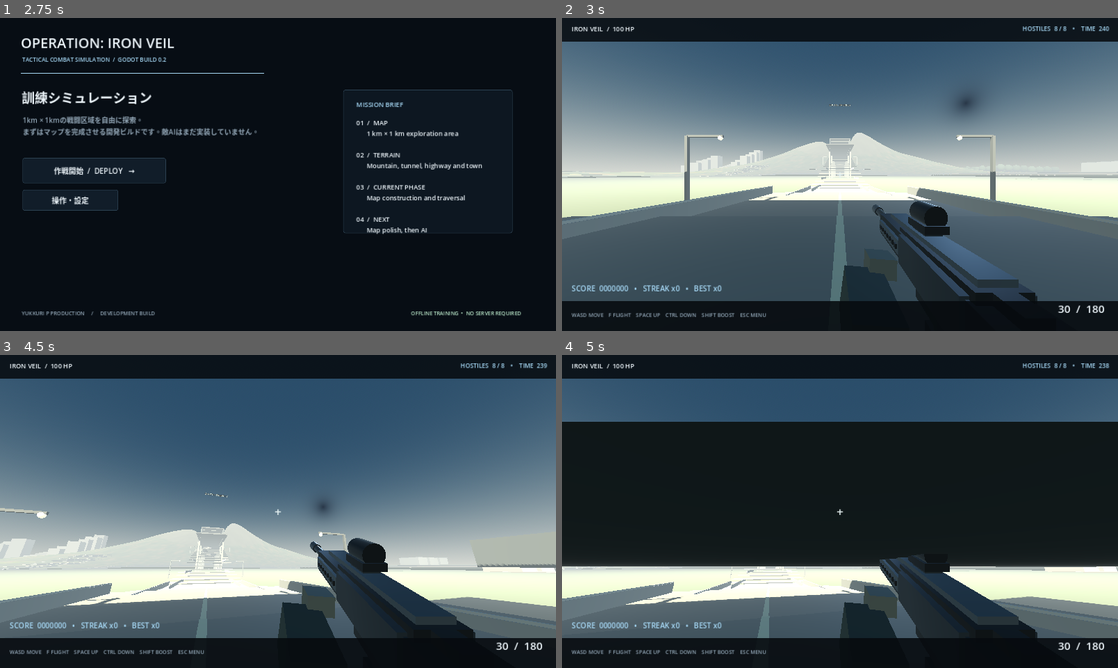
Above: before the commit, frames 1-4 (two rows, left to right).
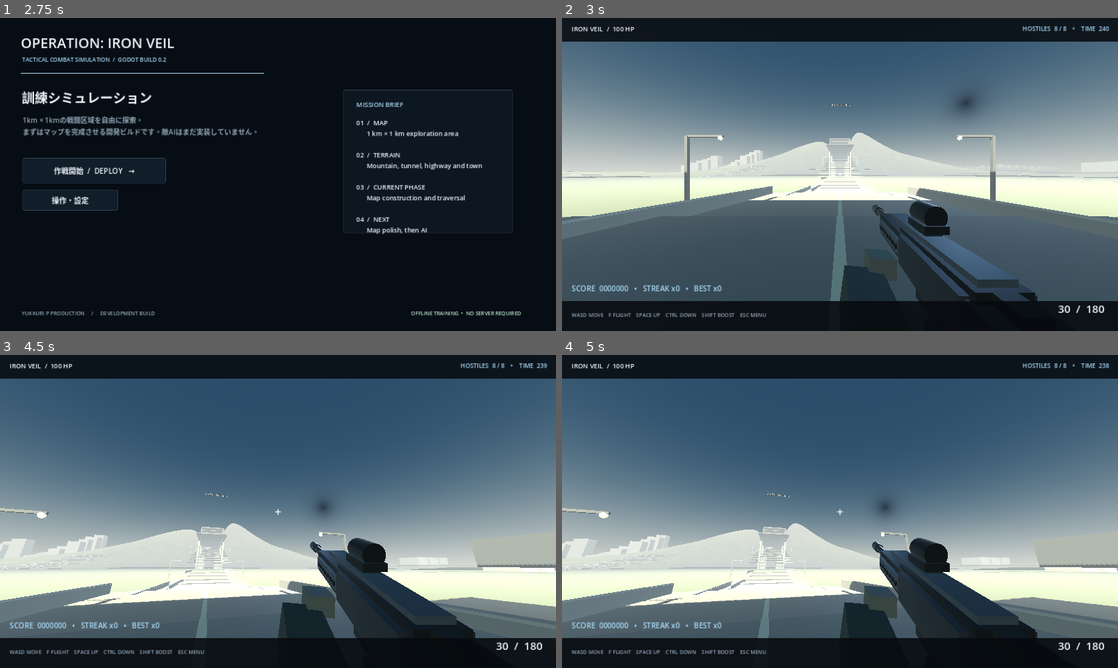
Above: after the commit, the same moments.

Repository: YukkuriP/Yukkuri-FPS2
Game: Godot game, scene res://scenes/main.tscn
The game is run twice, just before and just after one commit, with the same random seed, the same clock (stepped at 60 frames per second) and the same inputs.
Inputs (mouse positions are in pixels of both pictures, inside the frame that each line leads up to):
- Up to frame 1 (2.75 s): tap Enter at 0.5, 2.1 s; move the mouse to (400, 158) at 0.52 s; hold D 0.53-1.28 s; tap F at 0.6 s; click (400, 158) at 0.67 s; tap Space at 0.77, 1.25, 1.52 s; move the mouse to (166, 190) at 1.27 s; hold S 1.28-2.03 s; tap R at 1.35 s; move the mouse to (333, 105) at 2.02 s; hold D from 2.03 s (still down)
- Up to frame 2 (3 s): release D at 2.75 s; click "作戦開始 / DEPLOY →" at 2.75 s
- Up to frame 3 (4.5 s): tap Enter at 3.5 s; move the mouse to (250, 574) at 3.52 s; hold W from 3.53 s (still down); tap Shift at 3.6 s; click (250, 574) at 3.67 s; tap Space at 3.77, 4.25 s; move the mouse to (316, 514) at 4.27 s; hold Ctrl from 4.28 s (still down)
- Up to frame 4 (5 s): keep holding W; keep holding Ctrl; tap Space at 4.52 s

Frame 1 is identical in both runs. In frame 2, 0.2% of the frame differs, in the area x 0-100%, y 38-64%; in frame 3, 0.2%; in frame 4, 46%, in the area x 0-100%, y 21-91%.

Commit message:
Preserve terrain visual quality while optimizing elsewhere

Diff:
--- a/scripts/main.gd
+++ b/scripts/main.gd
@@ -312,7 +312,7 @@
 	sun.light_color = Color("#ffe3bf")
 	sun.light_energy = 1.15
 	sun.shadow_enabled = true
-	sun.directional_shadow_max_distance = 48.0 # Keep shadow rendering affordable on 8 GB systems.
+	sun.directional_shadow_max_distance = 65.0 # Keep shadow rendering affordable on 8 GB systems.
 	world.add_child(sun)
 	var fill := DirectionalLight3D.new()
 	fill.rotation_degrees = Vector3(-18, 145, 0)
@@ -369,7 +369,7 @@
 	var indices := PackedInt32Array()
 	var colors := PackedColorArray()
 	var uvs := PackedVector2Array()
-	var resolution := 161 # ~26k terrain vertices instead of ~40k; still detailed at normal play distance.
+	var resolution := 201 # ~26k terrain vertices instead of ~40k; still detailed at normal play distance.
 	var step := 5.0
 	var surface_noise := FastNoiseLite.new()
 	surface_noise.seed = 7419
@@ -420,8 +420,8 @@
 	detail_noise.frequency = 0.075
 	detail_noise.fractal_octaves = 3
 	var detail_texture := NoiseTexture2D.new()
-	detail_texture.width = 256
-	detail_texture.height = 256
+	detail_texture.width = 512
+	detail_texture.height = 512
 	detail_texture.seamless = true
 	detail_texture.noise = detail_noise
 	var detail_ramp := Gradient.new()
